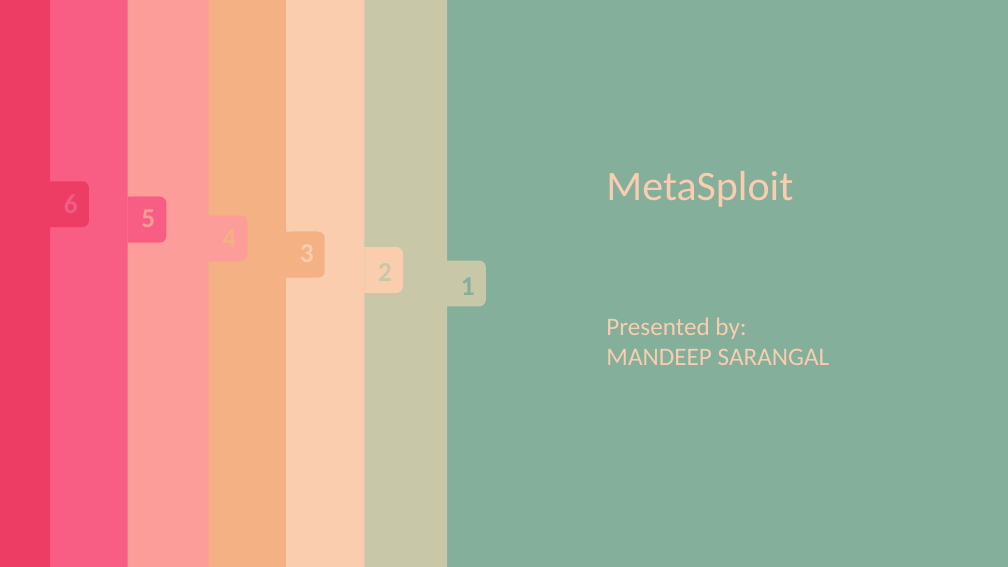
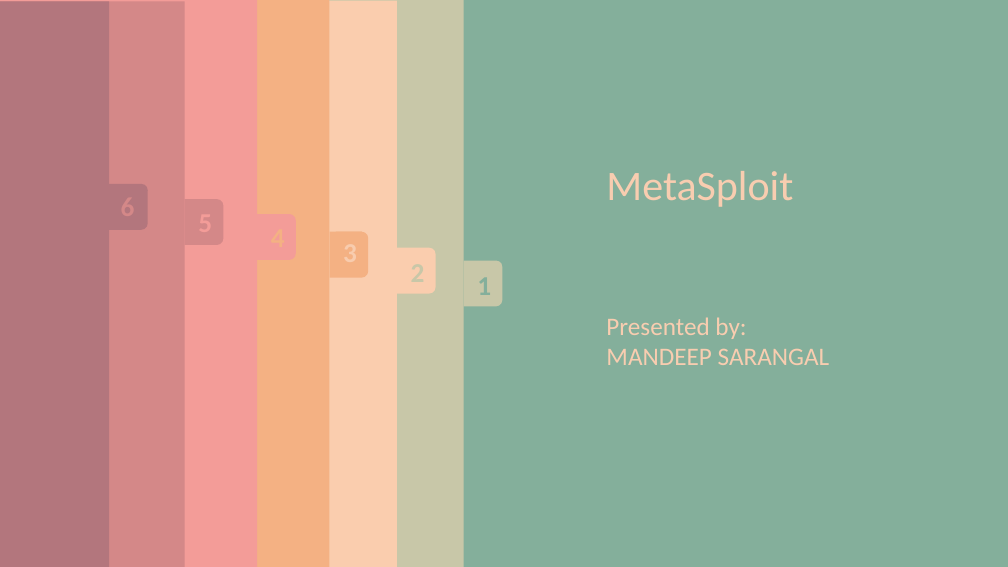
Before and after one commit to Mandeep221/Assignments, a slide deck: slide 1 of Metasploit.pptx. Drawn at 1008x567 pixels with LibreOffice and Linux fonts; fonts in the diff are those of the drawing. Boxes give left, top, right and bottom in pixels: in the first picture for what was removed or moved away, otherwise in the second. Text is boxed around its words. In the diff, an @@ line names an element or a change of style, - is before the commit and + after.

Commit message:
hacking ppt almost done

```diff
--- a/Metasploit.pptx
+++ b/Metasploit.pptx
@@ rectangle: place and size @@
-rectangle at (0,0,364,567)
+rectangle at (0,1,397,567)
@@ rectangle: place and size @@
-rectangle at (0,0,128,567)
+rectangle at (0,0,257,567)
@@ rectangle at (0,0,257,567): fill #F85E84 to #F39C98 @@
@@ rectangle: place and size @@
-rectangle at (0,0,51,567)
+rectangle at (0,2,185,567)
@@ rectangle: place and size @@
-rectangle at (0,0,209,567)
+rectangle at (0,2,110,567)
@@ rectangle at (0,2,110,567): fill #FC9D99 to #B3767D @@
@@ round same rect at (109,184,147,230): fill #FC9D99 to #B3767D @@
@@ round same rect: place and size @@
-round same rect at (209,216,247,262)
+round same rect at (109,184,147,230)
@@ rectangle added at (113,186,140,227), fill #B3767D @@
@@ text removed at (141,209,155,227) @@
-5
@@ round same rect: place and size @@
-round same rect at (51,181,89,228)
+round same rect at (185,199,223,245)
@@ fill #ED3D64 to #D48888 in 3 elements at (0,2,185,567), (185,199,223,245), (191,201,218,242) @@
@@ rectangle: place and size @@
-rectangle at (57,183,83,224)
+rectangle at (191,201,218,242)
@@ round same rect at (257,214,296,260): fill #F85E84 to #F39C98 @@
@@ round same rect: place and size @@
-round same rect at (128,197,166,243)
+round same rect at (257,214,296,260)
@@ rectangle: place and size @@
-rectangle at (215,217,241,258)
+rectangle at (263,217,290,258)
@@ rectangle at (263,217,290,258): fill #FC9D99 to #F39C98 @@
@@ 2 rectangles, 1 round same rect: place and size @@
-2 rectangles, 1 round same rect at (0,0,325,567)
+2 rectangles, 1 round same rect at (0,0,368,567)
@@ round same rect: place and size @@
-round same rect at (364,247,403,293)
+round same rect at (397,247,436,293)
@@ rectangle: place and size @@
-rectangle at (371,251,397,292)
+rectangle at (403,252,430,293)
@@ 1 text, 1 rectangle, 1 round same rect: place and size @@
-1 text, 1 rectangle, 1 round same rect at (0,0,486,567)
+1 text, 1 rectangle, 1 round same rect at (0,0,503,567)
```
Also in this commit, not shown: 1 other file.
